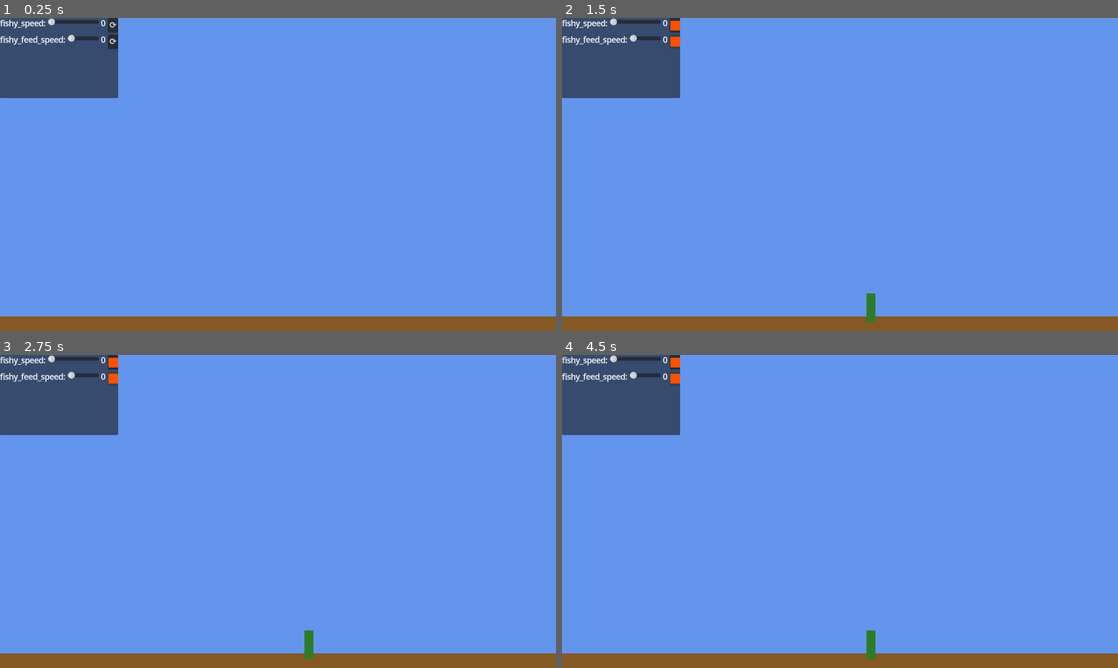
Above: before the commit, frames 1-4 (two rows, left to right).
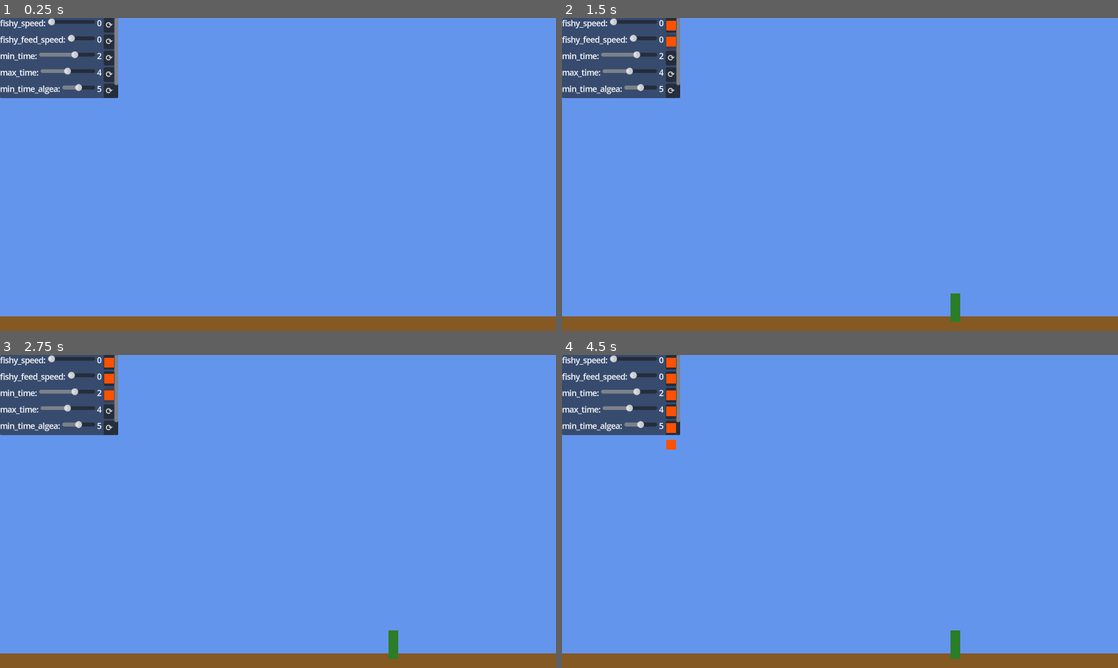
Above: after the commit, the same moments.

Repository: hpi-swa-lab/godot-pronto
Game: Godot game, scene res://prototypes/aquarium.tscn
Two runs of this game, one before a commit and one after it. Both use one fixed random seed, a clock stepped at 60 frames per second and the inputs below. The project has no main scene, so this scene is started directly.
Inputs:
- Up to frame 1 (0.25 s): no input
- Up to frame 2 (1.5 s): click "⟳" at 0.5 s; click "⟳" at 1.25 s
- Up to frame 3 (2.75 s): click "⟳" at 2 s
- Up to frame 4 (4.5 s): click "⟳" at 2.75 s; click "⟳" at 3.5 s; click "⟳" at 4.25 s

The runs differ from the first frame. In frame 1, 1.2% of the frame differs, in the area x 0-22%, y 0-26%; in frame 2, 1.5%; in frame 3, 1.5%; in frame 4, 1.6%, in the area x 0-72%, y 0-98%.

Commit message:
flubbl

Diff:
--- a/prototypes/aquarium.tscn
+++ b/prototypes/aquarium.tscn
@@ -63,7 +63,7 @@
 @warning_ignore(\"unused_parameter\")
 func run():
 	var rng = RandomNumberGenerator.new()
-	return rng.randi_range(2, 5)
+	return rng.randi_range(G.at(\"min_time\"), G.at(\"max_time\"))
 "
 
 [sub_resource type="Resource" id="Resource_xevbk"]
@@ -149,7 +149,7 @@
 enabled = true
 
 [sub_resource type="CircleShape2D" id="CircleShape2D_55lvm"]
-radius = 172.483
+radius = 274.007
 
 [sub_resource type="GDScript" id="GDScript_c25qf"]
 script/source = "@tool
@@ -320,6 +320,44 @@
 deferred = false
 enabled = true
 
+[sub_resource type="GDScript" id="GDScript_ukm7k"]
+script/source = "@tool
+extends U
+@warning_ignore(\"unused_parameter\")
+func run(other, direction, from, to):
+	return Vector2(0,0)
+"
+
+[sub_resource type="Resource" id="Resource_j60vr"]
+script = ExtResource("4_by7o2")
+nested_script = SubResource("GDScript_ukm7k")
+argument_names = ["other", "direction", "from", "to"]
+return_value = true
+
+[sub_resource type="GDScript" id="GDScript_da3t6"]
+script/source = "@tool
+extends U
+@warning_ignore(\"unused_parameter\")
+func run(other, direction, from, to):
+	return true
+"
+
+[sub_resource type="Resource" id="Resource_kmu3d"]
+script = ExtResource("4_by7o2")
+nested_script = SubResource("GDScript_da3t6")
+argument_names = ["other", "direction", "from", "to"]
+return_value = true
+
+[sub_resource type="Resource" id="Resource_pnqg5"]
+script = ExtResource("5_7l3rf")
+signal_name = "collided"
+to = NodePath("../../Move")
+invoke = "set_velocity"
+arguments = [SubResource("Resource_j60vr")]
+only_if = SubResource("Resource_kmu3d")
+deferred = false
+enabled = true
+
 [sub_resource type="GDScript" id="GDScript_mtmk2"]
 script/source = "@tool
 extends U
@@ -364,8 +402,6 @@
 @warning_ignore(\"unused_parameter\")
 func run(from, to):
 	var rng = RandomNumberGenerator.new()
-	from.duration_seconds = rng.randf_range(10,30)
-	from.reset_and_start()
 	return Vector2(rng.randf_range(0,1150),600)
 "
 
@@ -398,6 +434,45 @@
 only_if = SubResource("Resource_rbx3x")
 deferred = false
 enabled = true
+
+[sub_resource type="GDScript" id="GDScript_yvggp"]
+script/source = "@tool
+extends U
+@warning_ignore(\"unused_parameter\")
+func run(from, to):
+	return true
+"
+
+[sub_resource type="Resource" id="Resource_cjj1p"]
+script = ExtResource("4_by7o2")
+nested_script = SubResource("GDScript_yvggp")
+argument_names = ["from", "to"]
+return_value = true
+
+[sub_resource type="Resource" id="Resource_imx3v"]
+script = ExtResource("5_7l3rf")
+signal_name = "elapsed"
+to = NodePath(".")
+invoke = "reset_and_start"
+arguments = []
+only_if = SubResource("Resource_cjj1p")
+deferred = false
+enabled = true
+
+[sub_resource type="GDScript" id="GDScript_6y8sv"]
+script/source = "@tool
+extends U
+@warning_ignore(\"unused_parameter\")
+func run():
+	var rng = RandomNumberGenerator.new()
+	return rng.randf_range(G.at(\"min_time_algea\"),G.at(\"max_time_algea\"))
+"
+
+[sub_resource type="Resource" id="Resource_v3ift"]
+script = ExtResource("4_by7o2")
+nested_script = SubResource("GDScript_6y8sv")
+argument_names = []
+return_value = true
 
 [node name="aquarium" type="Node2D"]
 
@@ -437,6 +512,34 @@
 float_value = 0.0
 float_step_size = 0.1
 
+[node name="min_time" type="Node2D" parent="PanelContainer/PrototypingUI"]
+script = ExtResource("8_jf3wf")
+float_from = 0.0
+float_to = 3.0
+float_value = 2.0
+float_step_size = 1.0
+
+[node name="max_time" type="Node2D" parent="PanelContainer/PrototypingUI"]
+script = ExtResource("8_jf3wf")
+float_from = 2.0
+float_to = 6.0
+float_value = 4.0
+float_step_size = 1.0
+
+[node name="min_time_algea" type="Node2D" parent="PanelContainer/PrototypingUI"]
+script = ExtResource("8_jf3wf")
+float_from = 0.0
+float_to = 10.0
+float_value = 5.0
+float_step_size = 1.0
+
+[node name="max_time_algea" type="Node2D" parent="PanelContainer/PrototypingUI"]
+script = ExtResource("8_jf3wf")
+float_from = 5.0
+float_to = 20.0
+float_value = 10.0
+float_step_size = 1.0
+
 [node name="FishySpawner" type="Node2D" parent="."]
 position = Vector2(517, 371)
 script = ExtResource("5_spvgy")
@@ -498,9 +601,9 @@
 shape = SubResource("RectangleShape2D_umpna")
 
 [node name="Collision" type="Node2D" parent="FishySpawner/CharacterBody2D/Area2D2"]
-position = Vector2(28.426, 28.574)
+position = Vector2(28, 29)
 script = ExtResource("12_06af0")
-metadata/pronto_connections = [SubResource("Resource_d6bg4"), SubResource("Resource_f02t0")]
+metadata/pronto_connections = [SubResource("Resource_d6bg4"), SubResource("Resource_f02t0"), SubResource("Resource_pnqg5")]
 
 [node name="Controls" type="Node2D" parent="."]
 position = Vector2(528, 68)
@@ -522,7 +625,13 @@
 placeholder_size = Vector2(20, 60)
 
 [node name="Clock" type="Node2D" parent="."]
-position = Vector2(587, -8)
+position = Vector2(534, 6)
 script = ExtResource("3_uwe38")
 trigger_interval_in_seconds = 1.0
-metadata/pronto_connections = [SubResource("Resource_uk2gf")]
+metadata/pronto_connections = [SubResource("Resource_uk2gf"), SubResource("Resource_imx3v")]
+
+[node name="Bind" type="Node2D" parent="Clock"]
+position = Vector2(-51, 19)
+script = ExtResource("9_gp8es")
+evaluate = SubResource("Resource_v3ift")
+to_prop = "duration_seconds"
Not shown: 1 places in prototypes/aquarium.tscn that only renumber resources
